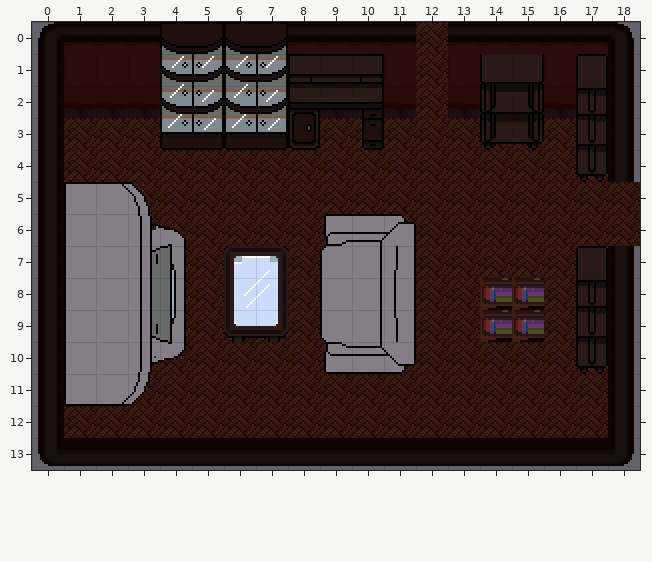
Tiled map, stored at game/assets/tiles/living_room.tmx. The picture above was drawn from the file before the commit.
Cells are 16x16 px. Shown: x 0..18, y 0..13.
And afterwards:
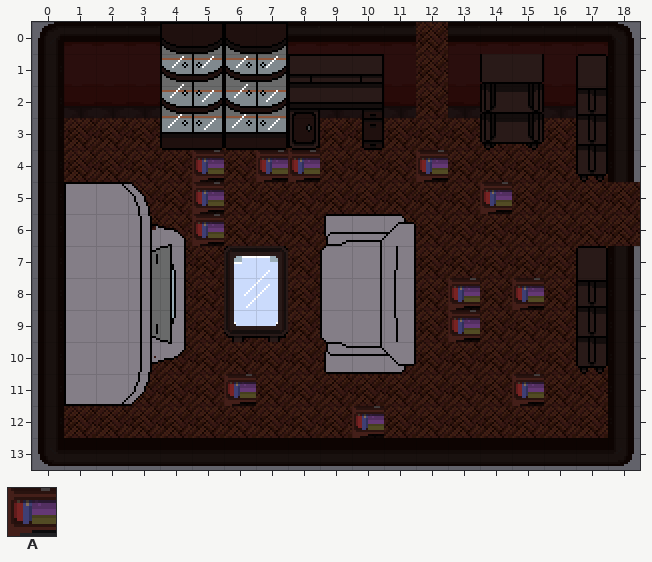
Key: from "tileset": A 78.
Objects are placed by their top-left corner, in cells (3,4 is the top-left corner of cell 3,4); size is 1x1 cell unless given.
Message: Add multiple pushable objects to living room
From old to new:
--- layer "Object Layer 1"
-A "bpx" at 14,8
+A "bpx" at 5,4
-A at 14,9
+A at 7,4
+A at 8,4
+A at 12,4
+A at 14,5
+A "bpx" at 5,5
+A at 5,6
+A at 13,8
+A at 13,9
+A at 6,11
+A at 15,11
+A at 10,12
-A at 15,9
Boxes around the changes in both pictures, in picture pixels (x1, y1, x2, y2):
changed: (192, 150, 224, 246)
changed: (256, 150, 320, 182)
added: (416, 150, 448, 182)
added: (480, 182, 512, 214)
changed: (448, 278, 544, 342)
added: (224, 374, 256, 406)
added: (512, 374, 544, 406)
added: (352, 406, 384, 438)
